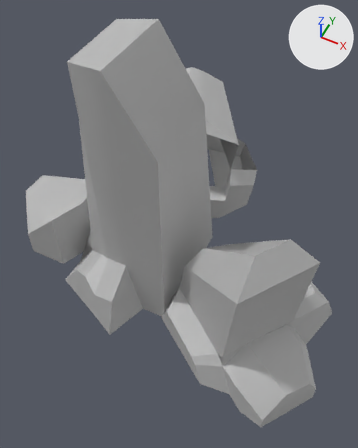
Before and after pictures for a commit that changed the FBX model Assets/Prefabs/FBXFiles/Rocks 2.fbx.
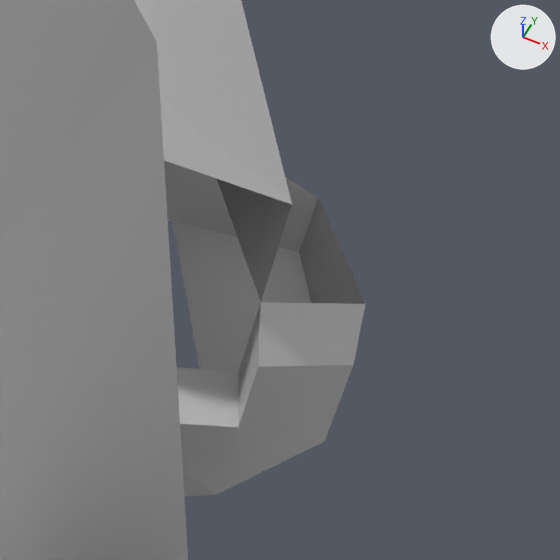
There are two pictures of each version: one whole from a 50 mm camera at (-0.0314, -0.0343, 0.0553) aimed at (-0.0499, 0.0027, 0.009), one close up on the part from 46% to 85% of the width and 21% to 52% of the height. The lights are fixed; the arrows at upper right show +X, +Y and +Z. Where no turn or scale is listed for an object, it has been applied to the vertices.

Before the edit, the objects in view are built like this:
```python
me_mesh = bpy.data.meshes.new('Mesh')
me_mesh.from_pydata(...)  # 31 vertices, 27 faces; spans x -0.0099..0.005, y -0.0102..0.0115, z -0.0171..0.0171
me_mesh.materials.append(mat_lambert1)  # grey #bcbcbc
me_mesh_001 = bpy.data.meshes.new('Mesh.001')
me_mesh_001.from_pydata(...)  # 47 vertices, 34 faces; spans x -0.0056..0.0112, y -0.0065..0.013, z -0.0085..0.0079
me_mesh_001.materials.append(mat_lambert1)  # grey #bcbcbc
ob_pcube1 = bpy.data.objects.new('pCube1', me_mesh)
ob_pcube1.location = (-0.05315, 0.0, 0.01655)
ob_pcube2 = bpy.data.objects.new('pCube2', me_mesh_001)
ob_pcube2.location = (-0.05691, 0.01877, 0.00726)
```
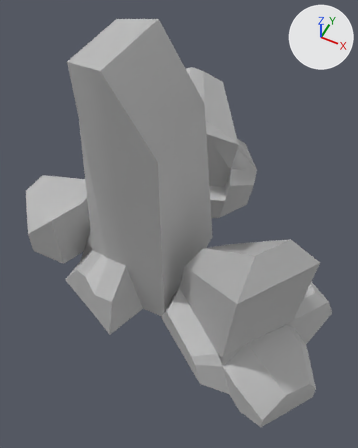
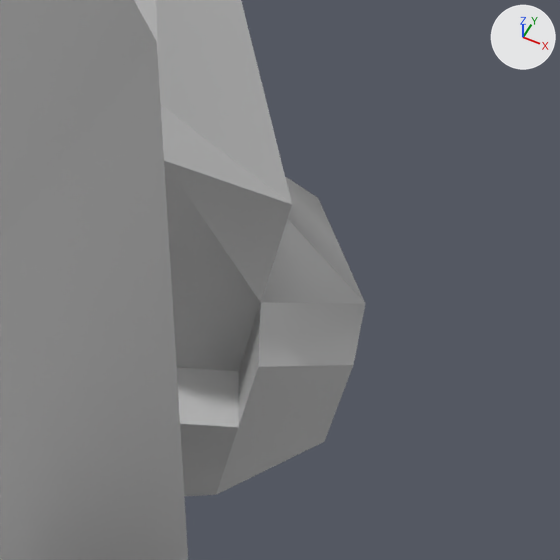
The change in detail:
me_mesh_001 is used by ob_pcube2; location (-0.05691, 0.01877, 0.00726).
me_mesh_001 had 47 vertices, 34 faces and spanned x -0.0056..0.0112, y -0.0065..0.013, z -0.0085..0.0079.
me_mesh_001 now has 47 vertices, 43 faces and spans x -0.0056..0.0112, y -0.0065..0.013, z -0.0085..0.0079.
Part 1, on me_mesh_001:
9 new faces join them.

Changed parts and their boxes [x1, y1, x2, y2] in the close-ups (560 x 560 px):
part 1 of me_mesh_001, added: after [164, 161, 365, 371]
